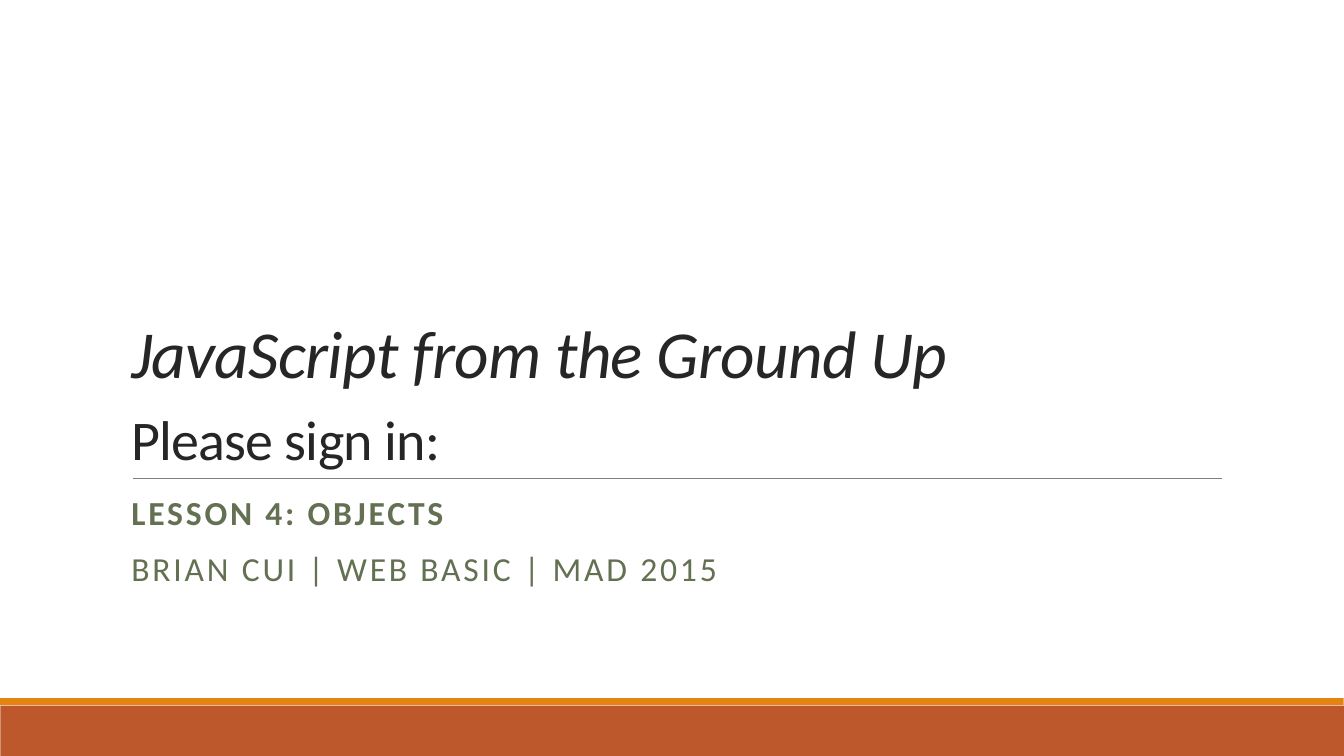
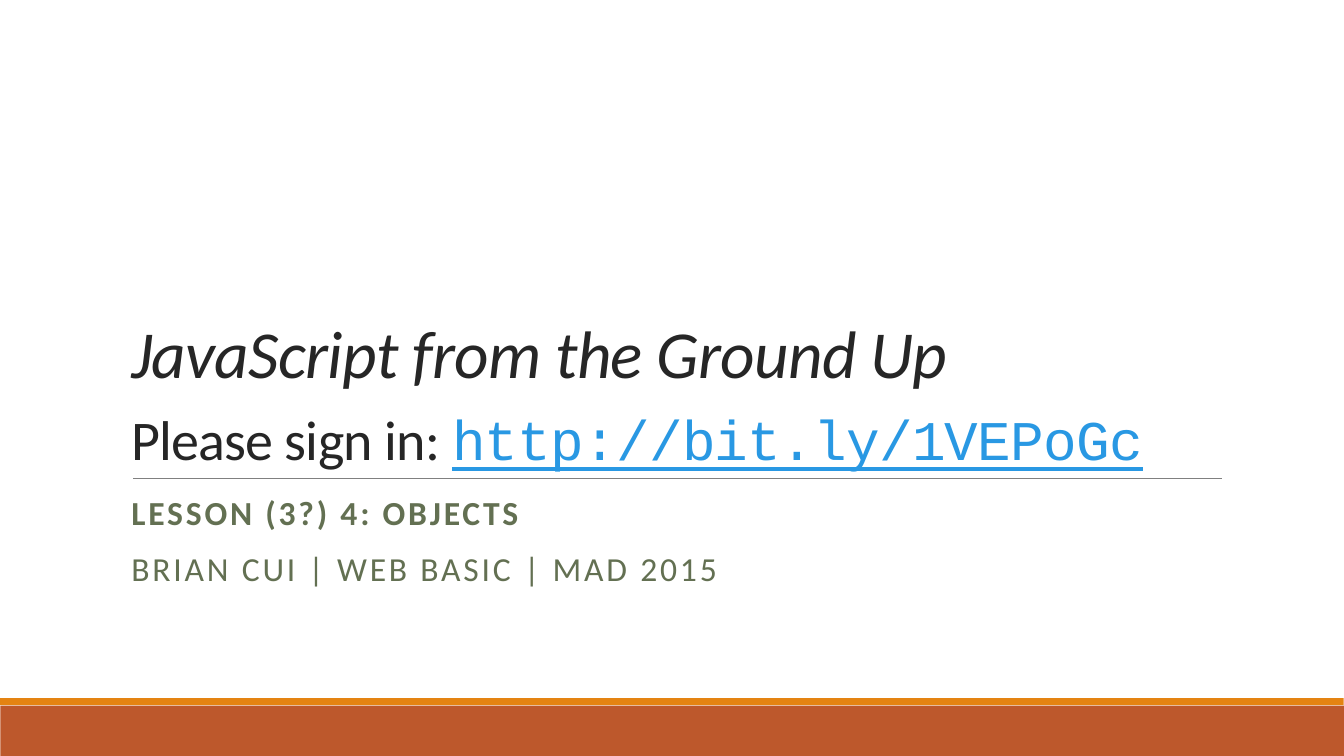
Before and after one commit to txcsmad/f15-web-beginner, a slide deck: slide 1 of Lesson3_Objects/Lesson3_objects.pptx. Drawn at 1344x756 pixels with LibreOffice and Linux fonts; fonts in the diff are those of the drawing. Boxes give left, top, right and bottom in pixels: in the first picture for what was removed or moved away, otherwise in the second. Text is boxed around its words. In the diff, an @@ line names an element or a change of style, - is before the commit and + after.

Commit message:
Added Lesson 4: Objects

```diff
--- a/Lesson3_Objects/Lesson3_objects.pptx
+++ b/Lesson3_Objects/Lesson3_objects.pptx
@@ title at (x1=131, y1=331, x2=1143, y2=472): text changed; size 48 to 40 pt; italic off @@
-JavaScript from the Ground Up
-Please sign in:
+JavaScript from the Ground Up
+Please sign in: http://bit.ly/1VEPoGc
@@ subtitle at (x1=131, y1=500, x2=519, y2=530): text changed @@
-LESSON 4: OBJECTS
+LESSON (3?) 4: OBJECTS
```
Also in this commit, not shown: 3 other slides changed, 15 slides added, 6 other files.
